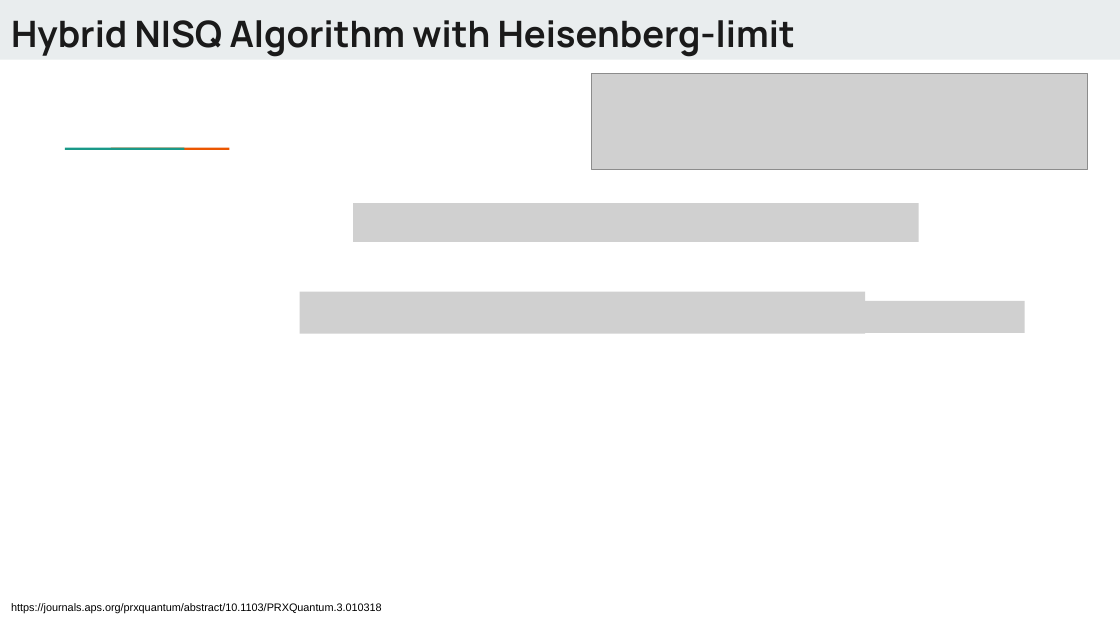
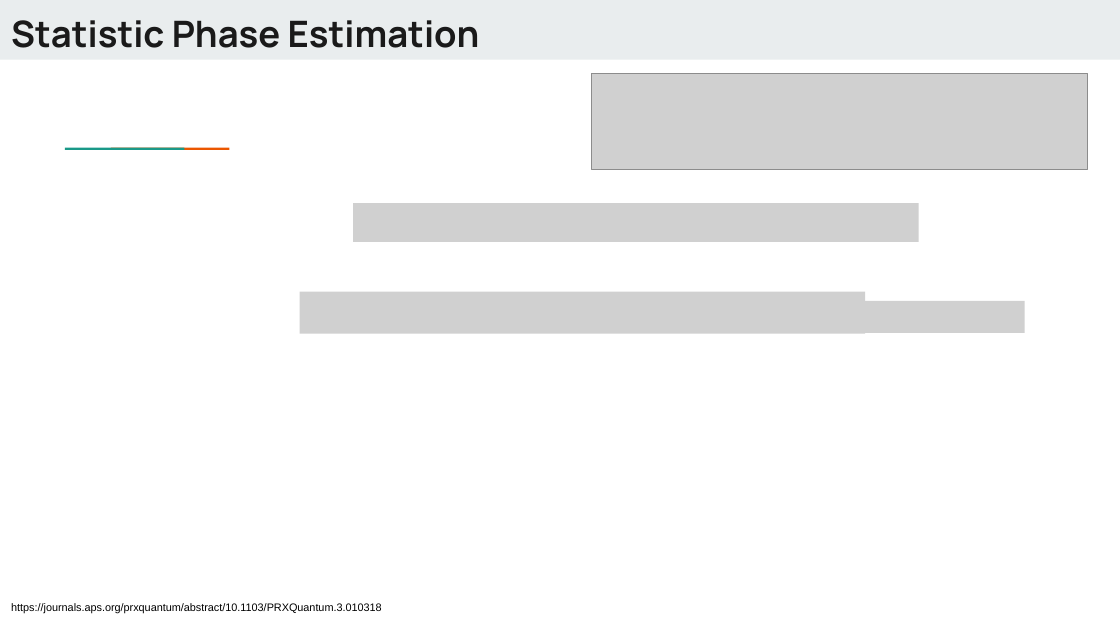
Before and after one commit to Dran-Z/QHack2023-SunnyDelft, a slide deck: slide 3 of QHack-SunnyDelft.pptx. Drawn at 1120x630 pixels with LibreOffice and Linux fonts; fonts in the diff are those of the drawing; grey boxes stand for pictures. Boxes give left, top, right and bottom in pixels: in the first picture for what was removed or moved away, otherwise in the second. Text is boxed around its words. In the diff, an @@ line names an element or a change of style, - is before the commit and + after.

```diff
--- a/QHack-SunnyDelft.pptx
+++ b/QHack-SunnyDelft.pptx
@@ title at bbox=[11, 20, 480, 48]: text changed @@
-Hybrid NISQ Algorithm with Heisenberg-limit
+Statistic Phase Estimation
```
Also in this commit, not shown: 1 other slide changed, 6 other files.
